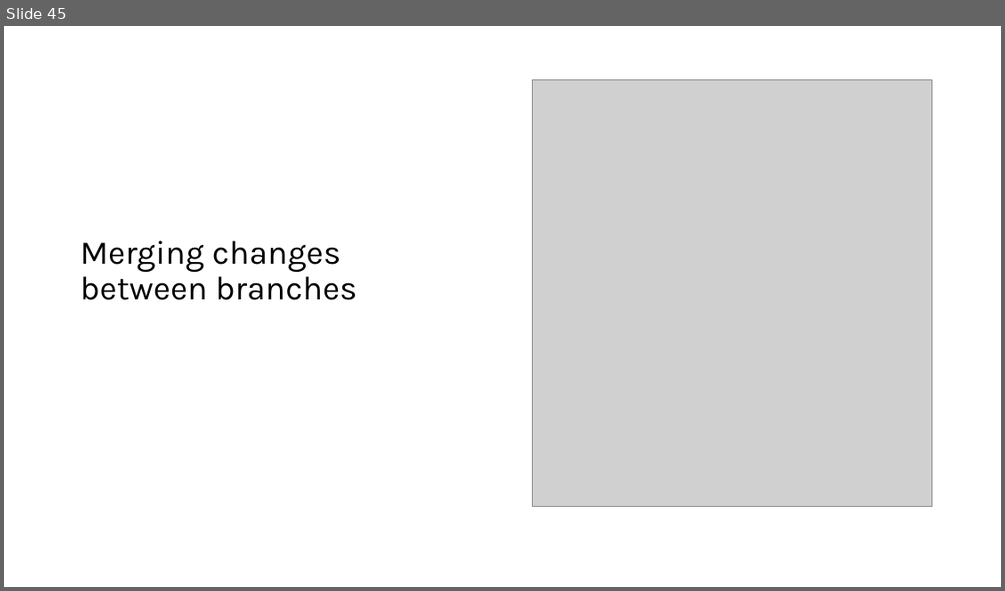
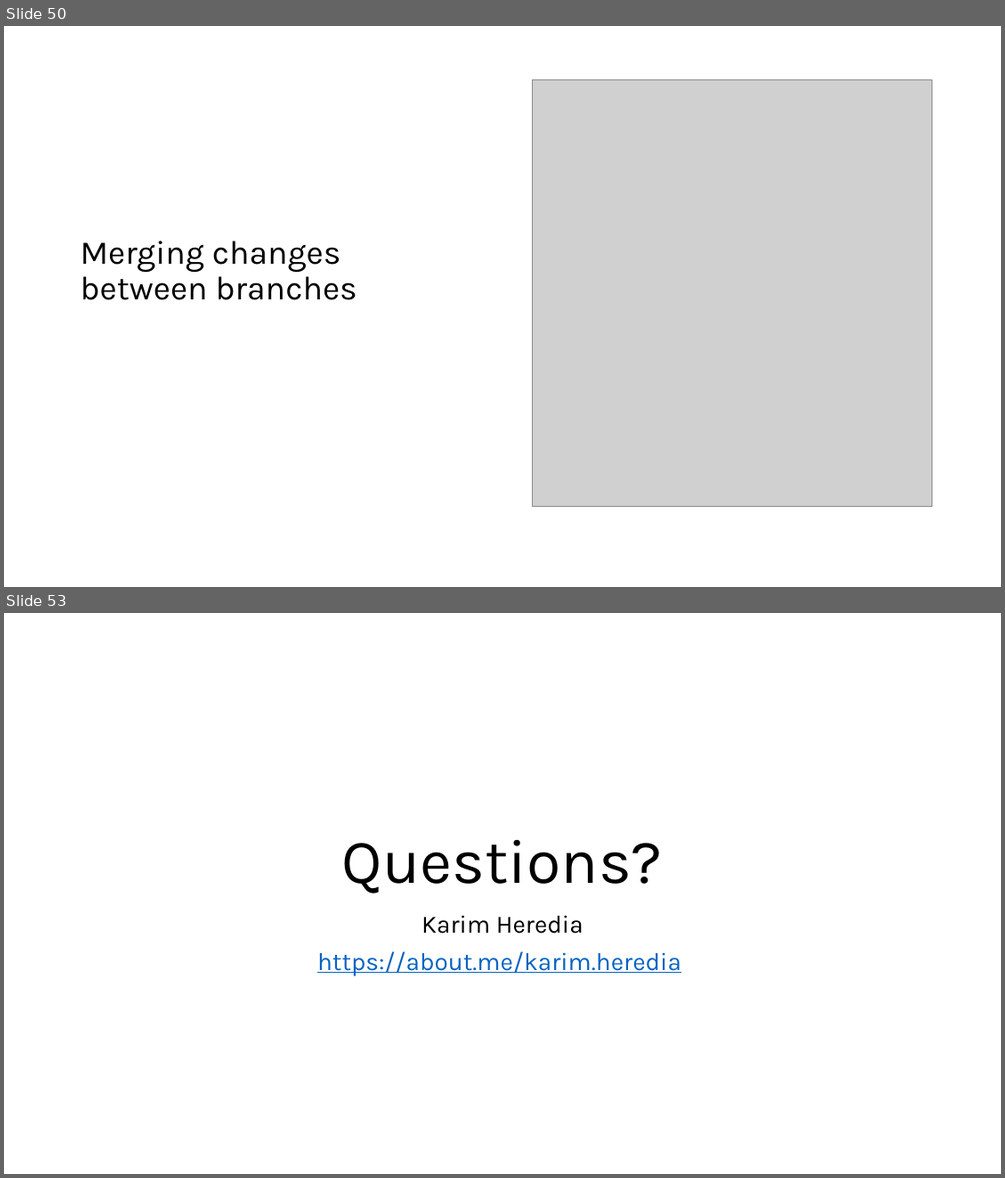
Before and after one commit to BalticMicrosoftDevelopersCommunity/letsbuild-2021, a slide deck: 1.Introduction/GitBasics_BalticMicrosoftDevelopersCommunity_letsbuild2021.pptx. Shown one above the other, each under a label of ours: slide 45 before the commit, slides 50 and 53 after it; the slides between them are not shown. The pictures are 1005x591 and 1005x1178 pixels, drawn with LibreOffice and Linux fonts; fonts in the diff are those of the drawing; grey boxes stand for pictures. Boxes give left, top, right and bottom in pixels: in the first picture for what was removed or moved away, otherwise in the second. Text is boxed around its words. In the diff, an @@ line names an element or a change of style, - is before the commit and + after.

```diff
--- a/1.Introduction/GitBasics_BalticMicrosoftDevelopersCommunity_letsbuild2021.pptx
+++ b/1.Introduction/GitBasics_BalticMicrosoftDevelopersCommunity_letsbuild2021.pptx
@@ slide 53 added at [4, 613, 1001, 1174], background #FFFFFF @@
@@ title added at [342, 839, 663, 893], 60 pt, text #000000 @@
+Questions?
@@ subtitle added at [317, 915, 681, 975], 24 pt, text #0563C1, underline @@
+Karim Heredia
+https://about.me/karim.heredia
@@ what was slide 45 is now slide 50 @@
```
Also in this commit, not shown: 11 slides changed, 9 other slides added, 3 slides removed.
